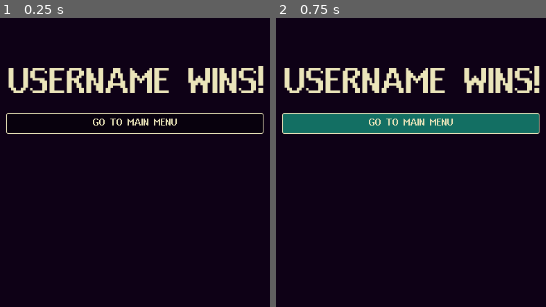
Above: before the commit, frames 1-2 (left to right).
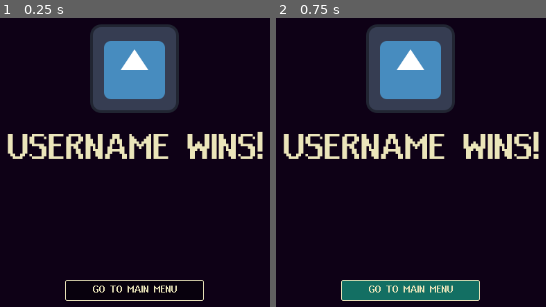
Above: after the commit, the same moments.

Repository: Juanxpeke/GD-FPSJuegos
Game: Godot game, scene res://Core/UI/GameOver/game_over.tscn
The game is run twice, just before and just after one commit, with the same random seed, the same clock (stepped at 60 frames per second) and the same inputs. This scene is started directly instead of the project's main scene. The engine's default icon, where the game draws it, is replaced by a stand-in: a white triangle on a blue panel in a dark square.
Inputs:
- Up to frame 1 (0.25 s): no input
- Up to frame 2 (0.75 s): click "GO TO MAIN MENU" at 0.5 s

The runs differ from the first frame. In frame 1, 20% of the frame differs, in the area x 2-98%, y 2-98%; in frame 2, 28%.
Error before the commit: Invalid access to property or key 'name' on a base object of type 'Nil'. (res://Core/UI/GameOver/game_over.gd:12)
Error after the commit: Invalid access to property or key 'role_id' on a base object of type 'Nil'. (res://Core/UI/GameOver/game_over.gd:13)

Commit message:
feat: added better game over UI

Diff:
--- a/Core/UI/GameOver/game_over.gd
+++ b/Core/UI/GameOver/game_over.gd
@@ -2,18 +2,21 @@
 
 @export var main_menu_scene: PackedScene
 
+@onready var win_icon := %WinIcon
 @onready var win_label := %WinLabel
-@onready var button := %Button
+@onready var go_main_menu_button := %GoMainMenuButton
 
 # Private
 
 # Called when the node enters the scene tree for the first time.
 func _ready():
+	var win_role = RolesManager.get_role(GameManager.last_winner.role_id)
+	win_icon.texture = win_role.icon
 	win_label.text = "%s WINS!" % GameManager.last_winner.name.to_upper()
 
-	button.pressed.connect(_button_pressed)
+	go_main_menu_button.pressed.connect(_go_main_menu_button_pressed)
 
 # Called when the menu button is pressed
-func _button_pressed():
+func _go_main_menu_button_pressed():
 	multiplayer.multiplayer_peer.close()
 	get_tree().change_scene_to_packed(main_menu_scene)
--- a/Core/UI/GameOver/game_over.tscn
+++ b/Core/UI/GameOver/game_over.tscn
@@ -1,7 +1,8 @@
-[gd_scene load_steps=3 format=3 uid="uid://dkbq2q35io31r"]
+[gd_scene load_steps=4 format=3 uid="uid://dkbq2q35io31r"]
 
 [ext_resource type="Script" path="res://Core/UI/GameOver/game_over.gd" id="1_ya17u"]
 [ext_resource type="PackedScene" uid="uid://bslhrv3eo36wd" path="res://Core/UI/MainMenu/main_menu.tscn" id="2_fji0f"]
+[ext_resource type="Texture2D" uid="uid://b1vs0okbp4qj2" path="res://icon.svg" id="3_203jn"]
 
 [node name="GameOver" type="CanvasLayer"]
 script = ExtResource("1_ya17u")
@@ -13,20 +14,42 @@
 anchor_top = 0.5
 anchor_right = 0.5
 anchor_bottom = 0.5
-offset_left = -20.0
-offset_top = -20.0
-offset_right = 20.0
-offset_bottom = 20.0
+offset_left = -187.0
+offset_top = -33.0
+offset_right = 187.0
+offset_bottom = 33.0
 grow_horizontal = 2
 grow_vertical = 2
+theme_override_constants/separation = 24
+
+[node name="WinIcon" type="TextureRect" parent="Container"]
+unique_name_in_owner = true
+custom_minimum_size = Vector2(128, 128)
+layout_mode = 2
+size_flags_horizontal = 4
+texture = ExtResource("3_203jn")
+expand_mode = 1
 
 [node name="WinLabel" type="Label" parent="Container"]
 unique_name_in_owner = true
+texture_filter = 1
 layout_mode = 2
 theme_override_font_sizes/font_size = 56
 text = "USERNAME WINS!"
+horizontal_alignment = 1
+vertical_alignment = 2
 
-[node name="Button" type="Button" parent="Container"]
+[node name="GoMainMenuButton" type="Button" parent="."]
 unique_name_in_owner = true
-layout_mode = 2
+anchors_preset = -1
+anchor_left = 0.5
+anchor_top = 1.0
+anchor_right = 0.5
+anchor_bottom = 1.0
+offset_left = -100.0
+offset_top = -62.0
+offset_right = 100.0
+offset_bottom = -32.0
+grow_horizontal = 2
+grow_vertical = 0
 text = "GO TO MAIN MENU"
--- a/Core/UI/MainMenu/Lobby/lobby_role.tscn
+++ b/Core/UI/MainMenu/Lobby/lobby_role.tscn
@@ -4,6 +4,7 @@
 [ext_resource type="Script" path="res://Core/UI/MainMenu/Lobby/lobby_role.gd" id="2_vqixd"]
 
 [sub_resource type="StyleBoxFlat" id="StyleBoxFlat_1xbln"]
+bg_color = Color(0.0313726, 0.00392157, 0.0509804, 1)
 border_width_left = 1
 border_width_top = 1
 border_width_right = 1
--- a/Global/Roles/KingArthur/king_arthur.tres
+++ b/Global/Roles/KingArthur/king_arthur.tres
@@ -13,7 +13,7 @@
 icon = ExtResource("1_vcegi")
 portrait = ExtResource("1_t34yk")
 initial_health = 25
-initial_money = 15
+initial_money = 5
 initial_units_names = Array[String](["king", "knight"])
 initial_units_offsets = Array[Vector2i]([Vector2i(0, 0), Vector2i(0, -1)])
 initial_skill = ExtResource("2_c5tjx")
Binary file changed: Global/Roles/Blackbeard/blackbeard_icon.png
Binary file changed: Global/Roles/KingArthur/king_arthur_icon.png
